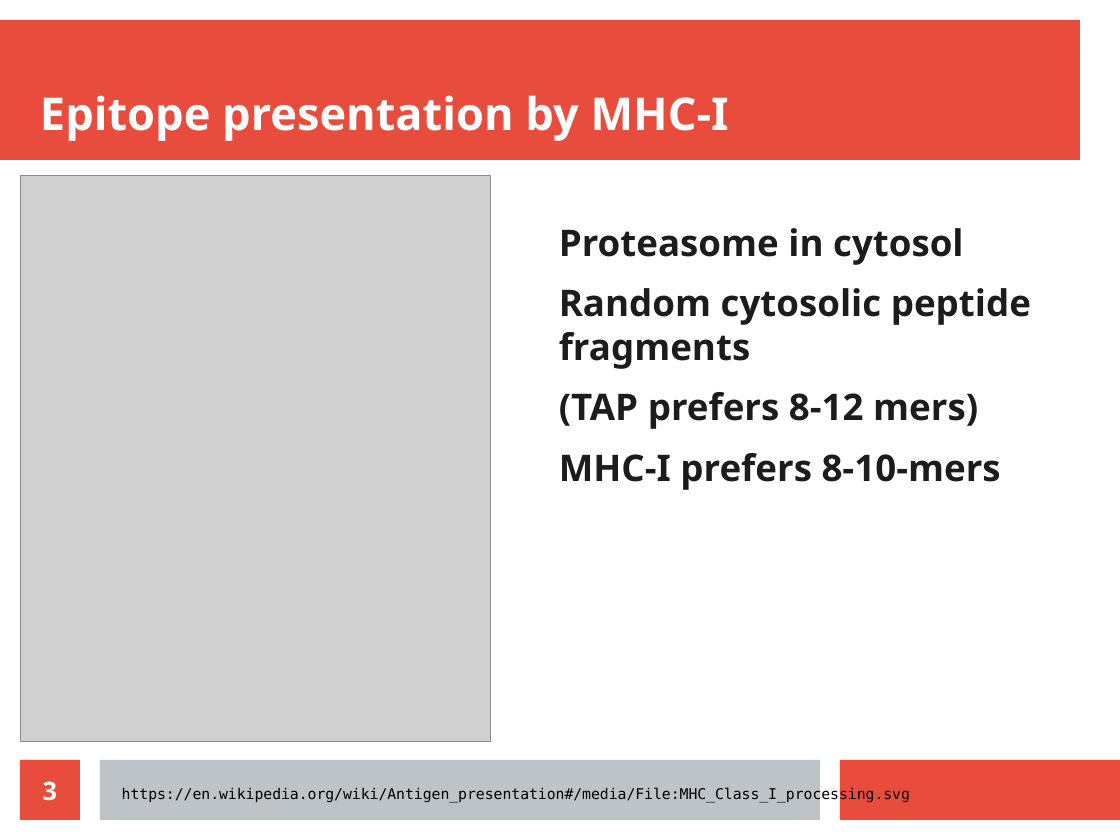
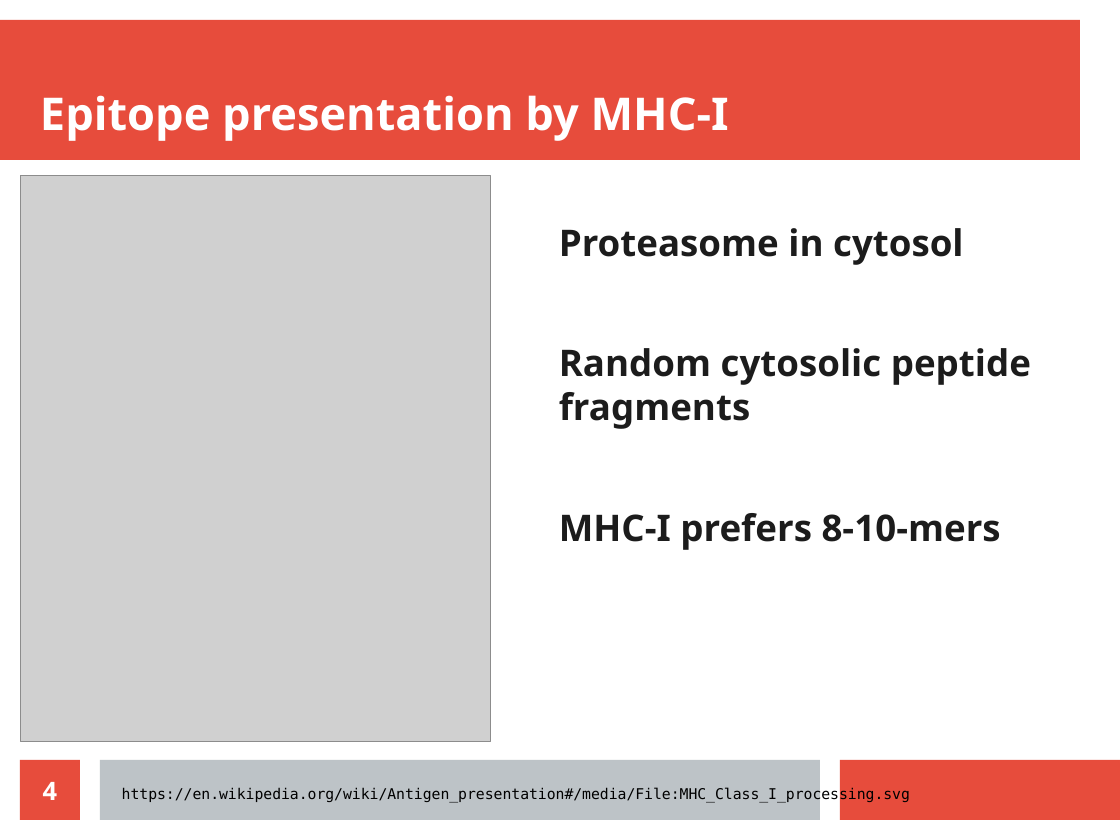
Before and after one commit to richelbilderbeek/cellbio_presentation_20210201, a slide deck: slide 4 of cellbio_presentation_20210201.odp (slide 3 before the commit). Drawn at 1120x840 pixels with LibreOffice and Linux fonts; fonts in the diff are those of the drawing; grey boxes stand for pictures. Boxes give left, top, right and bottom in pixels: in the first picture for what was removed or moved away, otherwise in the second. Text is boxed around its words. In the diff, an @@ line names an element or a change of style, - is before the commit and + after.

```diff
--- a/cellbio_presentation_20210201.odp
+++ b/cellbio_presentation_20210201.odp
@@ text at box(559, 392, 978, 429): paragraph removed @@
-(TAP prefers 8-12 mers)
@@ page number at box(43, 782, 58, 800): text changed @@
-3
+4
```
Also in this commit, not shown: 2 other slides changed, 5 slides added, 1 slide removed, 10 other files.
